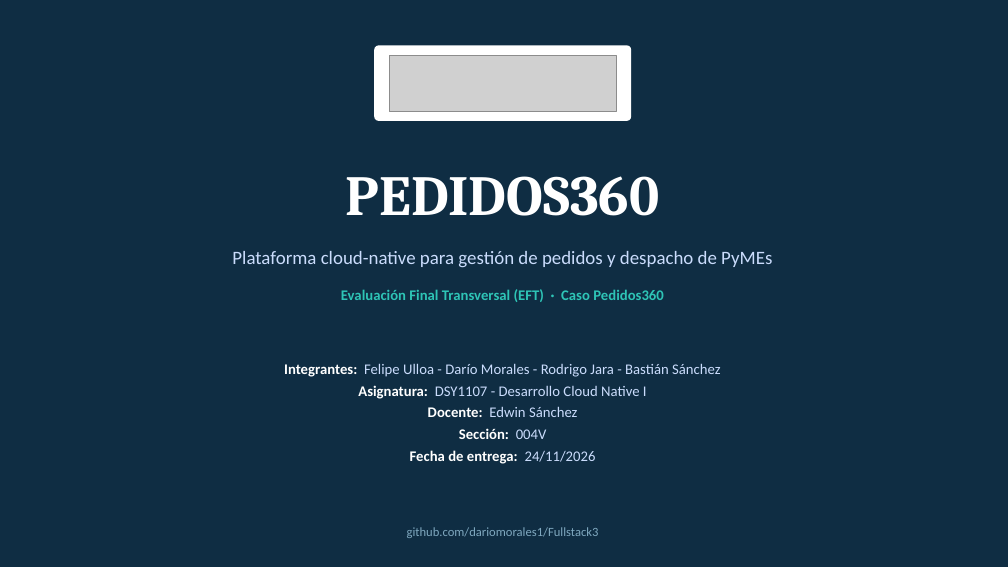
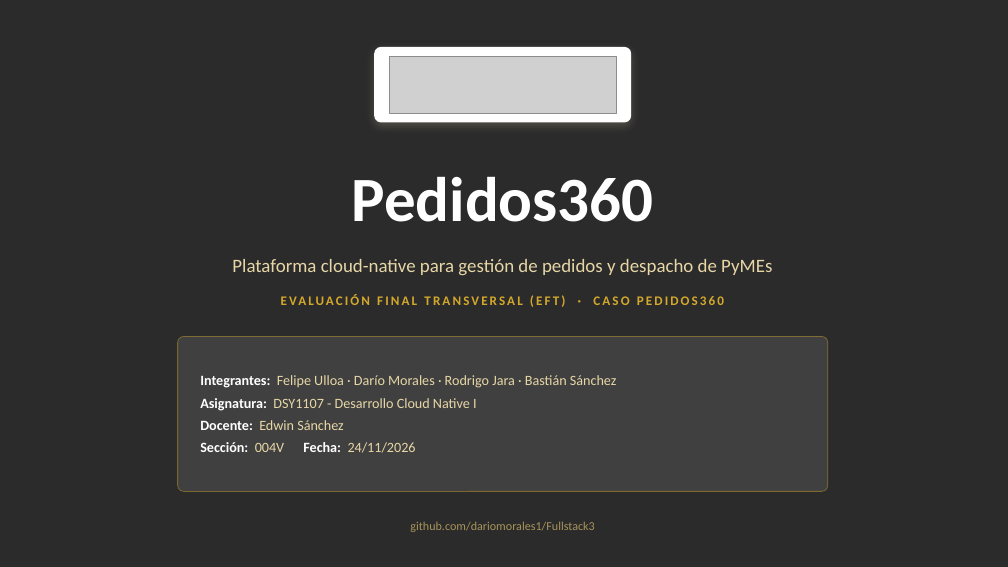
Before and after one commit to dariomorales1/Fullstack3, a slide deck: slide 1 of docs/Presentacion-Pedidos360.pptx. Drawn at 1008x567 pixels with LibreOffice and Linux fonts; fonts in the diff are those of the drawing; grey boxes stand for pictures; background and template pictures are left out; a plain dark background stands for a picture behind light text. Boxes give left, top, right and bottom in pixels: in the first picture for what was removed or moved away, otherwise in the second. Text is boxed around its words. In the diff, an @@ line names an element or a change of style, - is before the commit and + after.

```diff
--- a/docs/Presentacion-Pedidos360.pptx
+++ b/docs/Presentacion-Pedidos360.pptx
@@ background #0F2D43 to picture (left out) @@
@@ rounded rectangle at (x1=374, y1=47, x2=631, y2=123): shadow on; proportions changed @@
@@ text at (x1=352, y1=176, x2=654, y2=222): text changed; size 54 to 60 pt; font Cambria to Calibri @@
-PEDIDOS360
+Pedidos360
@@ text "Plataforma cloud-native para gestión de ..." moved from (x1=232, y1=251, x2=772, y2=268) to (x1=232, y1=259, x2=772, y2=276) @@
@@ text "Plataforma cloud-native para gestión de ..." at (x1=232, y1=259, x2=772, y2=276): text colour #CADCFC to #E7D6A6 @@
@@ text at (x1=341, y1=289, x2=664, y2=302): text changed; size 14 to 12.5 pt; text colour #2EC4B6 to #D4A82C @@
-Evaluación Final Transversal (EFT) · Caso Pedidos360
+EVALUACIÓN FINAL TRANSVERSAL (EFT) · CASO PEDIDOS360
@@ rounded rectangle added at (x1=178, y1=337, x2=828, y2=492), fill #FFFFFF at 10% opacity, outline #D4A82C 0.75 pt @@
@@ text "Integrantes: Felipe Ulloa · Darío ..." moved from (x1=284, y1=363, x2=720, y2=464) to (x1=200, y1=375, x2=617, y2=453) @@
@@ text at (x1=200, y1=375, x2=617, y2=388): text changed; size 14 to 13.5 pt; text colour #CADCFC to #E7D6A6 @@
-Integrantes: Felipe Ulloa - Darío Morales - Rodrigo Jara - Bastián Sánchez
+Integrantes: Felipe Ulloa · Darío Morales · Rodrigo Jara · Bastián Sánchez
@@ text at (x1=200, y1=398, x2=477, y2=430): size 14 to 13.5 pt in "Asignatura: DSY1107 - Desarrollo Cloud Native I", "Docente: Edwin Sánchez"; text colour #CADCFC to #E7D6A6 in "DSY1107 - Desarrollo Cloud Native I", "Edwin Sánchez"; alignment centre to left; more space between paragraphs @@
@@ text at (x1=200, y1=442, x2=416, y2=453): text changed; size 14 to 13.5 pt @@
-Sección: 004V
-Fecha de entrega: 24/11/2026
+Sección: 004V Fecha: 24/11/2026
@@ text "github.com/dariomorales1/Fullstack3" at (x1=410, y1=521, x2=594, y2=532): size 12 to 11.5 pt, text colour #7FA8BF to #A8935A @@
```
Also in this commit, not shown: 13 other slides changed, 2 slides added.
